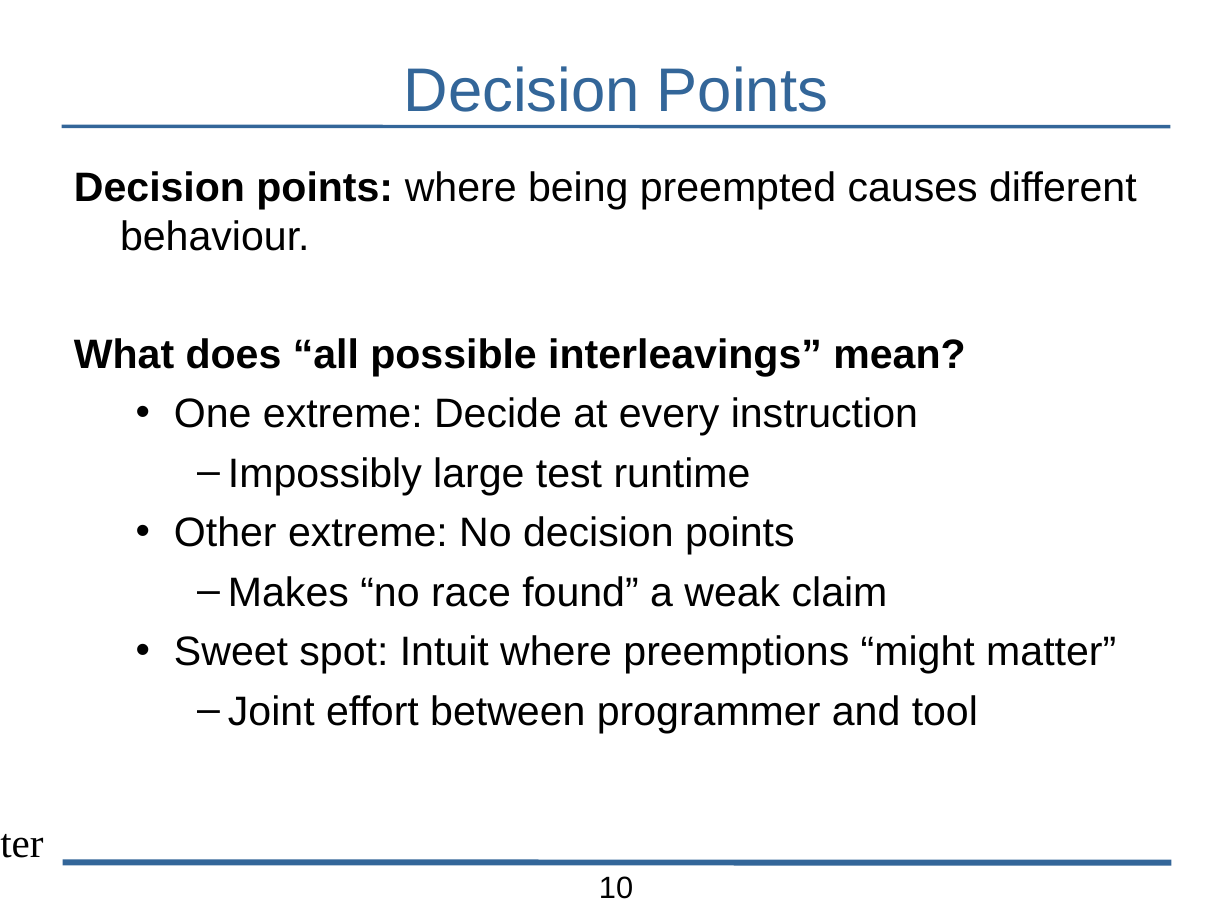
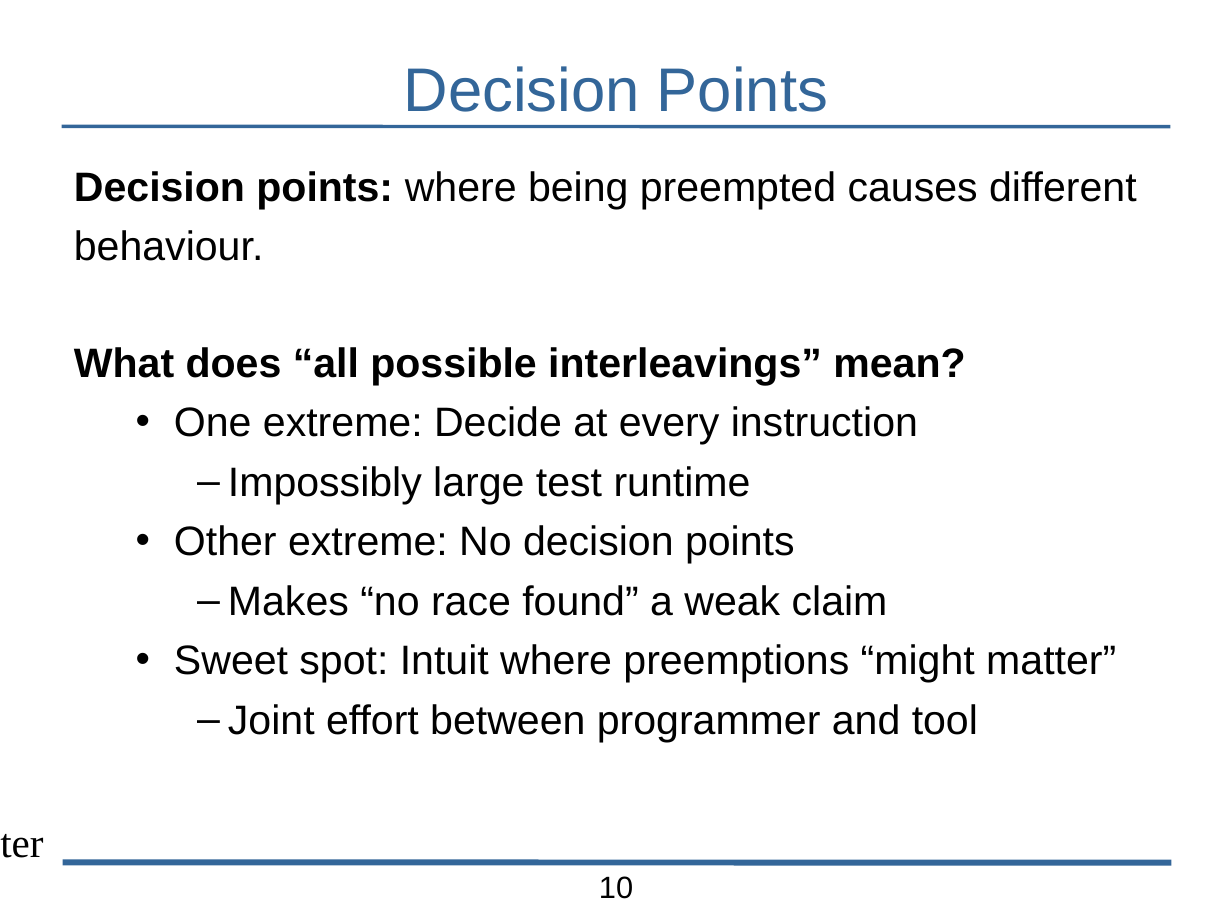
Before and after one commit to bblum/talks, a slide deck: slide 10 of pdl-retreat/pdl-talk.odp. Drawn at 1232x924 pixels with LibreOffice and Linux fonts; fonts in the diff are those of the drawing; background and template pictures are left out. Boxes give left, top, right and bottom in pixels: in the first picture for what was removed or moved away, otherwise in the second. Text is boxed around its words. In the diff, an @@ line names an element or a change of style, - is before the commit and + after.

```diff
--- a/pdl-retreat/pdl-talk.odp
+++ b/pdl-retreat/pdl-talk.odp
@@ text at [74,171,1137,261]: text changed @@
-Decision points: where being preempted causes different behaviour.
+Decision points: where being preempted causes different
+behaviour.
```
Also in this commit, not shown: 13 other slides changed, 7 other files.
